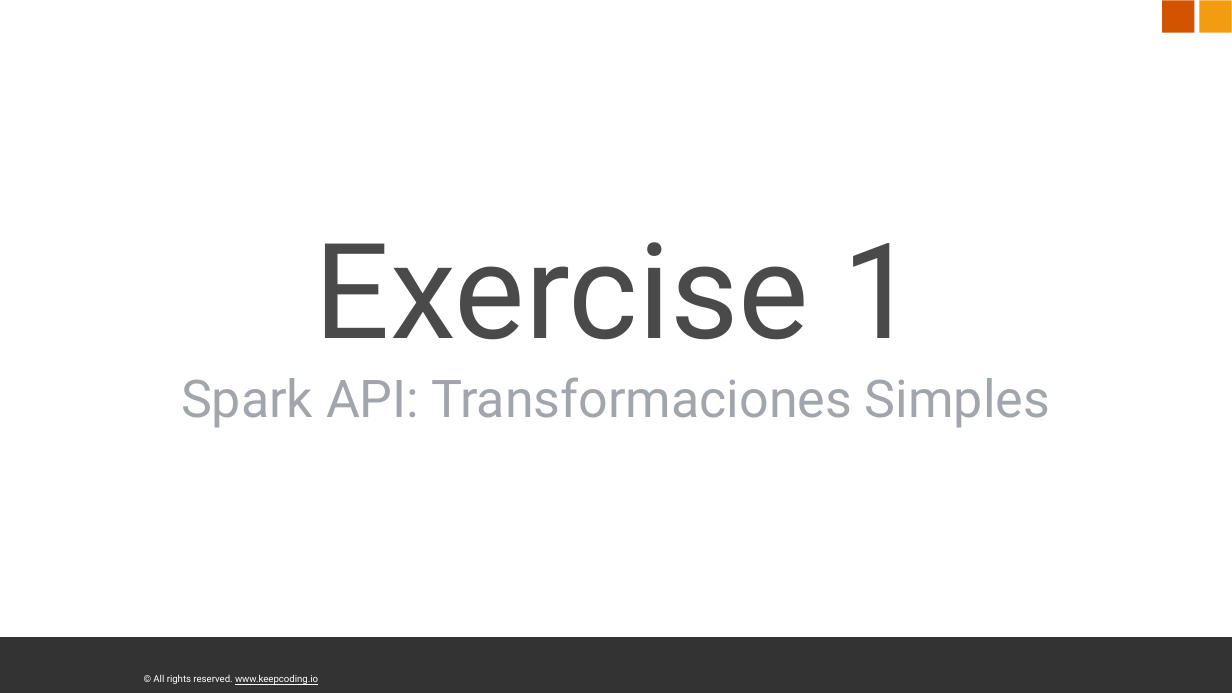
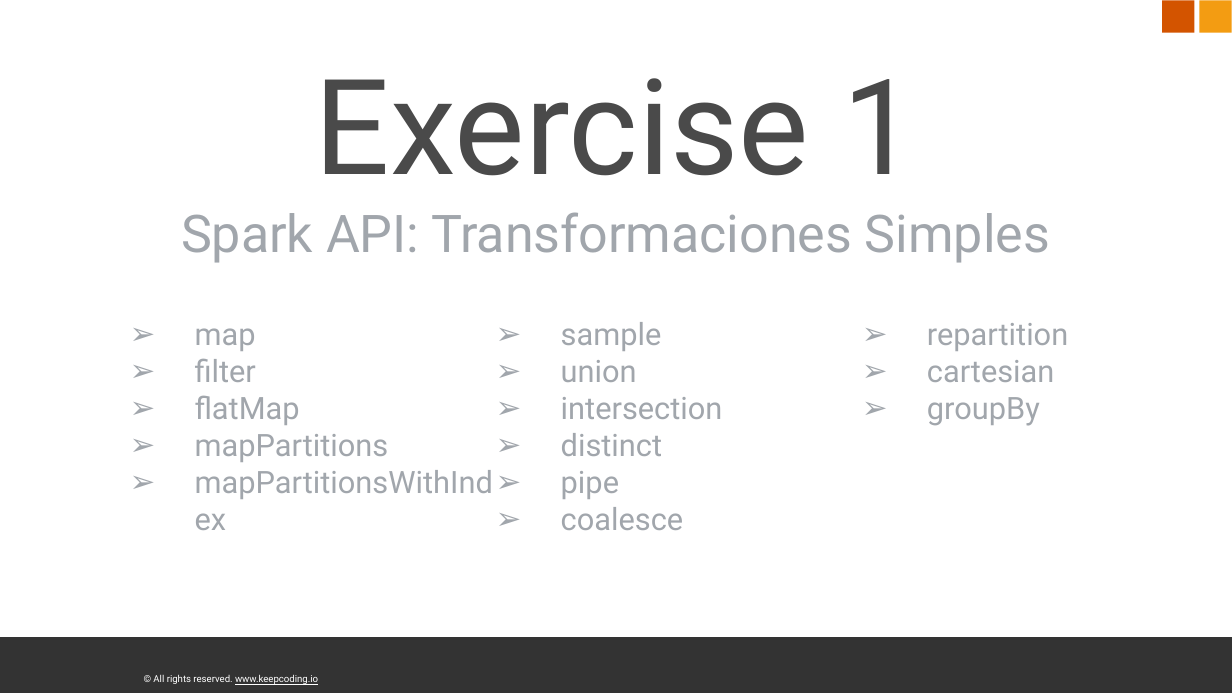
Before and after one commit to frisinacho/big-data-processing-spark-y-scala, a slide deck: slide 20 of sources/spark_core.pptx. Drawn at 1232x693 pixels with LibreOffice and Linux fonts; fonts in the diff are those of the drawing; background and template pictures are left out. Boxes give left, top, right and bottom in pixels: in the first picture for what was removed or moved away, otherwise in the second. Text is boxed around its words. In the diff, an @@ line names an element or a change of style, - is before the commit and + after.

Commit message:
exercise01

```diff
--- a/sources/spark_core.pptx
+++ b/sources/spark_core.pptx
@@ title "Exercise 1 Spark API: Transformaciones ...": place and size @@
-title "Exercise 1 Spark API: Transformaciones ..." at box(181, 242, 1050, 428)
+title "Exercise 1 Spark API: Transformaciones ..." at box(181, 78, 1050, 263)
@@ text added at box(195, 322, 1068, 530), 32 pt, text #A1A6AC @@
+➢ map
+➢ filter
+➢ flatMap
+➢ mapPartitions
+➢ mapPartitionsWithIndex
+➢ sample
+➢ union
+➢ intersection
+➢ distinct
+➢ pipe
+➢ coalesce
+➢ repartition
+➢ cartesian
+➢ groupBy
```
Also in this commit, not shown: 7 slides added, 7 other files.
